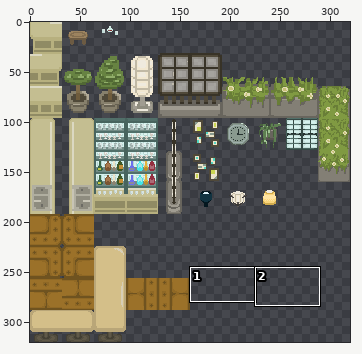
A sprite sheet gets an edit: src/Assets/Environment/Assets/Tilemap/tilemap.png. The picture above shows the old version from afar; the outline marks the close-up.
Close-up. Before the commit:
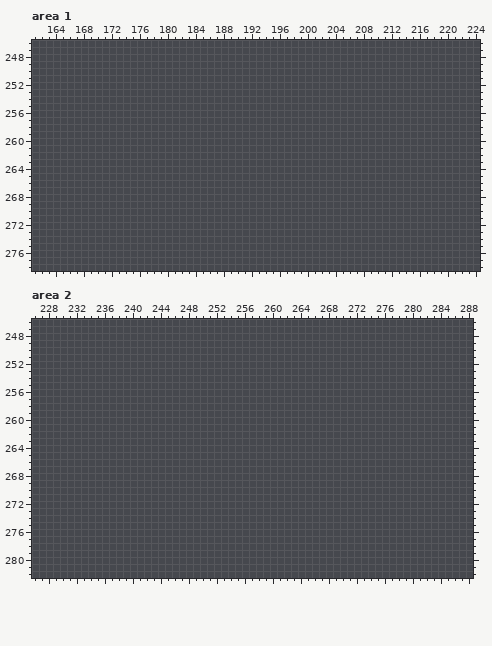
The file is 320x320 pixels. Colours within 5 levels of each other are drawn and written as one. Shown: area 1: x 161..224, y 246..278; area 2: x 226..288, y 246..282.
Palette (. is transparent): 
After:
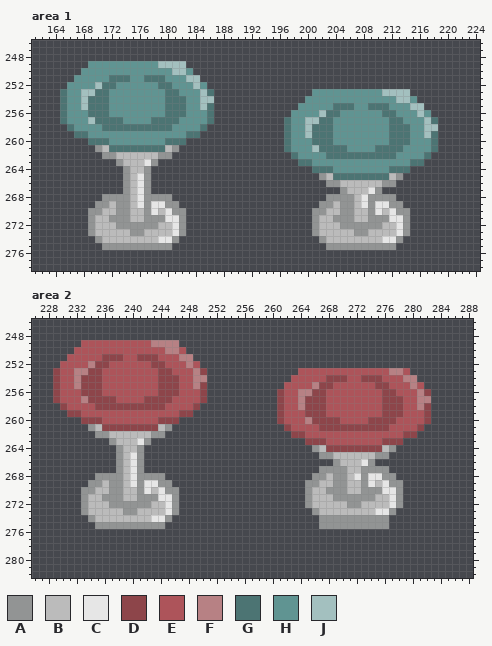
Colours new in this view: A #929494  B #bbbbbb  C #e6e6e6  D #8d454a  E #ad545a  F #b78184  G #4c7473  H #609492  J #a3c0bf
From old to new:
Area 1:
y 249: x 169..182 .............. -> HHHHHHHHHHJJJJ
y 250: x 168..183 ................ -> HHHHHHHHHHHHHJJH
y 251: x 167..184 .................. -> HHHHHGGGHHGGGHHHJJ
y 252: x 166..185 .................... -> HHHHJGGHHHHHHGGHHHJH
y 253: x 165..186 ...................... -> GHHJJGGHHHHHHHHGGHHHJG; x 201..214 .............. -> HHHHHHHHHHJJJJ
y 254: x 165..186 ...................... -> GHHJGGGHHHHHHHHGGGHHJJ; x 200..215 ................ -> HHHHHHHHHHHHHJJH
y 255: x 165..186 ...................... -> GHHJGGGHHHHHHHHGGGHHJG; x 199..216 .................. -> HHHHHGGGHHGGGHHHJJ
y 256: x 165..186 ...................... -> GHHHGGGHHHHHHHHGGGHHHG; x 198..217 .................... -> HHHHJGGHHHHHHGGHHHJH
y 257: x 165..186 ...................... -> GHHHJGGGGHHHHGGGGHHHHG; x 197..218 ...................... -> GHHJJGGHHHHHHHHGGHHHJG
y 258: x 166..185 .................... -> GHHHHGGGGGGGGGGHHHHG; x 197..218 ...................... -> GHHJGGGHHHHHHHHGGGHHJJ
y 259: x 167..184 .................. -> GGHHHHHHHHHHHHHHGG; x 197..218 ...................... -> GHHJGGGHHHHHHHHGGGHHJG
y 260: x 169..182 .............. -> GGGHHHHHHHHGGG; x 197..218 ...................... -> GHHHGGGHHHHHHHHGGGHHHG
y 261: x 170..181 ............ -> ABGGGGGGGGBA; x 197..218 ...................... -> GHHHJGGGGHHHHGGGGHHHHG
y 262: x 171..180 .......... -> AABBBBBBAA; x 198..217 .................... -> GHHHHGGGGGGGGGGHHHHG
y 263: x 173..178 ...... -> ABBBCA; x 199..216 .................. -> GGHHHHHHHHHHHHHHGG
y 264: x 174..177 .... -> ABBA; x 201..214 .............. -> GGGHHHHHHHHGGG
y 265: x 174..177 .... -> ABCA; x 202..213 ............ -> ABGGGGGGGGBA
y 266: x 174..177 .... -> ABCA; x 203..212 .......... -> AABBBBBBAA
y 267: x 174..177 .... -> ABCA; x 205..210 ...... -> ABBBCA
y 268: x 171..180 .......... -> AAAABCAAAA; x 203..212 .......... -> AAAABCAAAA
y 269: x 170..181 ............ -> AABAABCACCAA; x 202..213 ............ -> AABAABCACCAA
y 270: x 169..182 .............. -> AABBAABBACBCAA; x 201..214 .............. -> AABBAABBACBCAA
y 271: x 169..182 .............. -> ABBAAABBAAACCA; x 201..214 .............. -> ABBAAABBAAACCA
y 272: x 169..182 .............. -> ABBBAAAAAABBCA; x 201..214 .............. -> ABBBAAAAAABBCA
y 273: x 169..182 .............. -> ABBBBBAABBBBCA; x 201..214 .............. -> ABBBBBAABBBBCA
y 274: x 170..181 ............ -> ABBBBBBBBCCA; x 202..213 ............ -> ABBBBBBBBCCA
y 275: x 171..180 .......... -> AAAAAAAAAA; x 203..212 .......... -> AAAAAAAAAA
Area 2:
y 249: x 233..246 .............. -> EEEEEEEEEEFFFF
y 250: x 232..247 ................ -> EEEEEEEEEEEEEFFE
y 251: x 231..248 .................. -> EEEEEDDDEEDDDEEEFF
y 252: x 230..249 .................... -> EEEEFDDEEEEEEDDEEEFE
y 253: x 229..250 ...................... -> DEEFFDDEEEEEEEEDDEEEFD; x 264..279 ................ -> EEEEEEEEEEEEEFFE
y 254: x 229..250 ...................... -> DEEFDDDEEEEEEEEDDDEEFF; x 263..280 .................. -> EEEEEDDDEEDDDEEEFF
y 255: x 229..250 ...................... -> DEEFDDDEEEEEEEEDDDEEFD; x 262..281 .................... -> EEEEFDDEEEEEEDDEEEFE
y 256: x 229..250 ...................... -> DEEEDDDEEEEEEEEDDDEEED; x 261..282 ...................... -> DEEFFDDEEEEEEEEDDEEEFD
y 257: x 229..250 ...................... -> DEEEFDDDDEEEEDDDDEEEED; x 261..282 ...................... -> DEEFDDDEEEEEEEEDDDEEFF
y 258: x 230..249 .................... -> DEEEEDDDDDDDDDDEEEED; x 261..282 ...................... -> DEEFDDDEEEEEEEEDDDEEFD
y 259: x 231..248 .................. -> DDEEEEEEEEEEEEEEDD; x 261..282 ...................... -> DEEEDDDEEEEEEEEDDDEEED
y 260: x 233..246 .............. -> DDDEEEEEEEEDDD; x 261..282 ...................... -> DEEEFDDDDEEEEDDDDEEEED
y 261: x 234..245 ............ -> ABDDDDDDDDBA; x 262..281 .................... -> DEEEEDDDDDDDDDDEEEED
y 262: x 235..244 .......... -> AABBBBBBAA; x 263..280 .................. -> DDEEEEEEEEEEEEEEDD
y 263: x 237..242 ...... -> ABBBCA; x 265..278 .............. -> DDDEEEEEEEEDDD
y 264: x 238..241 .... -> ABBA; x 266..277 ............ -> ABDDDDDDDDBA
y 265: x 238..241 .... -> ABCA; x 267..276 .......... -> AABBBBBBAA
y 266: x 238..241 .... -> ABCA; x 269..274 ...... -> ABBBCA
y 267: x 238..241 .... -> ABCA; x 267..276 .......... -> AAAABBAAAA
y 268: x 235..244 .......... -> AAAABCAAAA; x 266..277 ............ -> AABAABCACCAA
y 269: x 234..245 ............ -> AABAABCACCAA; x 265..278 .............. -> AABBAABBACBCAA
y 270: x 233..246 .............. -> AABBAABBACBCAA; x 265..278 .............. -> ABBAAABBAAACCA
y 271: x 233..246 .............. -> ABBAAABBAAACCA; x 265..278 .............. -> ABBBAAAAAABBCA
y 272: x 233..246 .............. -> ABBBAAAAAABBCA; x 265..278 .............. -> ABBBBBAABBBBCA
y 273: x 233..246 .............. -> ABBBBBAABBBBCA; x 266..277 ............ -> ABBBBBBBBCCA
y 274: x 234..245 ............ -> ABBBBBBBBCCA; x 267..276 .......... -> AAAAAAAAAA
y 275: x 235..244 .......... -> AAAAAAAAAA; x 267..276 .......... -> AAAAAAAAAA
Boxes around the changes in both close-ups, in picture pixels (x1, y1, x2, y2):
added: (60, 61, 214, 250)
added: (284, 89, 438, 250)
added: (53, 340, 207, 529)
added: (277, 368, 431, 529)
